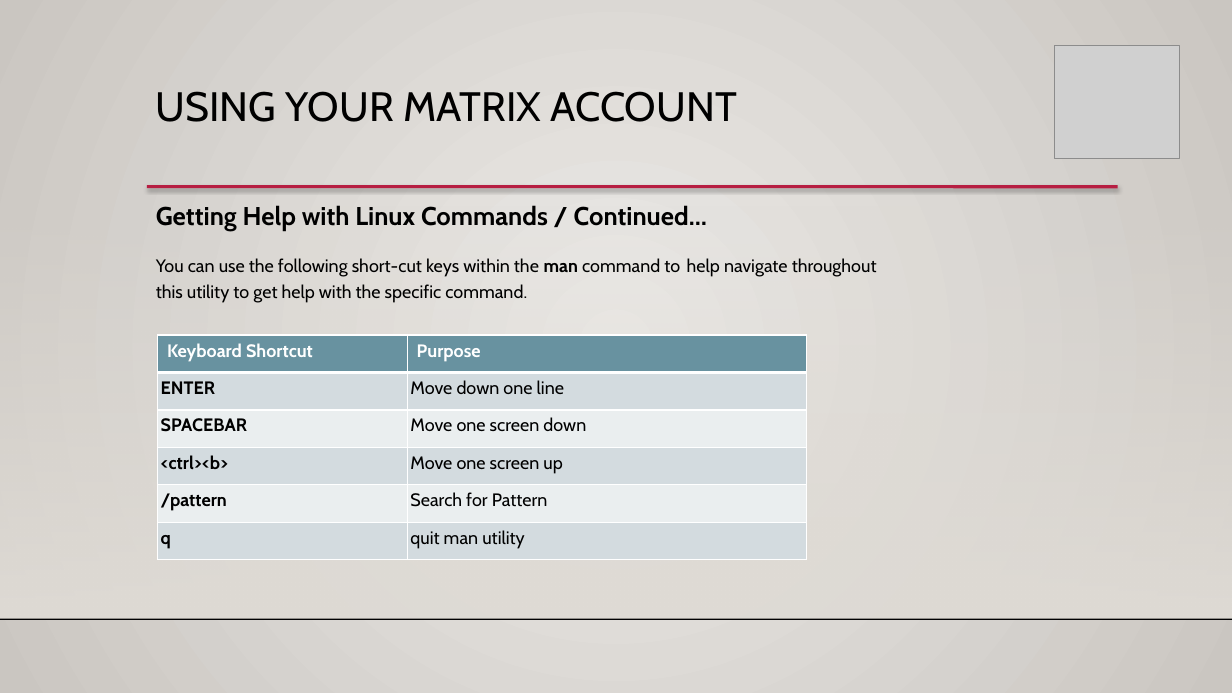
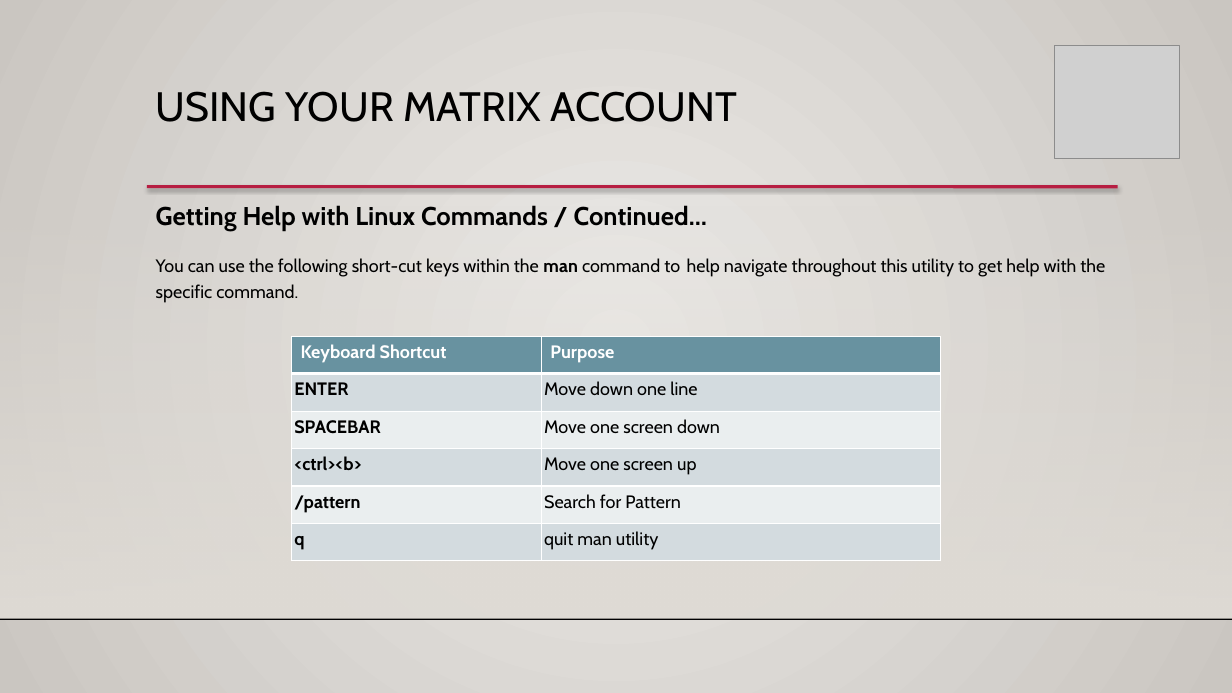
Before and after one commit to ULI101/slides, a slide deck: slide 5 of ULI101-1.2.pptx. Drawn at 1232x693 pixels with LibreOffice and Linux fonts; fonts in the diff are those of the drawing; grey boxes stand for pictures; background and template pictures are left out. Boxes give left, top, right and bottom in pixels: in the first picture for what was removed or moved away, otherwise in the second. Text is boxed around its words. In the diff, an @@ line names an element or a change of style, - is before the commit and + after.

```diff
--- a/ULI101-1.2.pptx
+++ b/ULI101-1.2.pptx
@@ text "Getting Help with Linux Commands ..." rewrapped from box(156, 205, 877, 303) to box(156, 205, 1105, 303) @@
@@ table: place and size @@
-table at box(158, 335, 807, 560)
+table at box(291, 336, 940, 561)
```
Also in this commit, not shown: 6 other slides changed, 3 other files.
